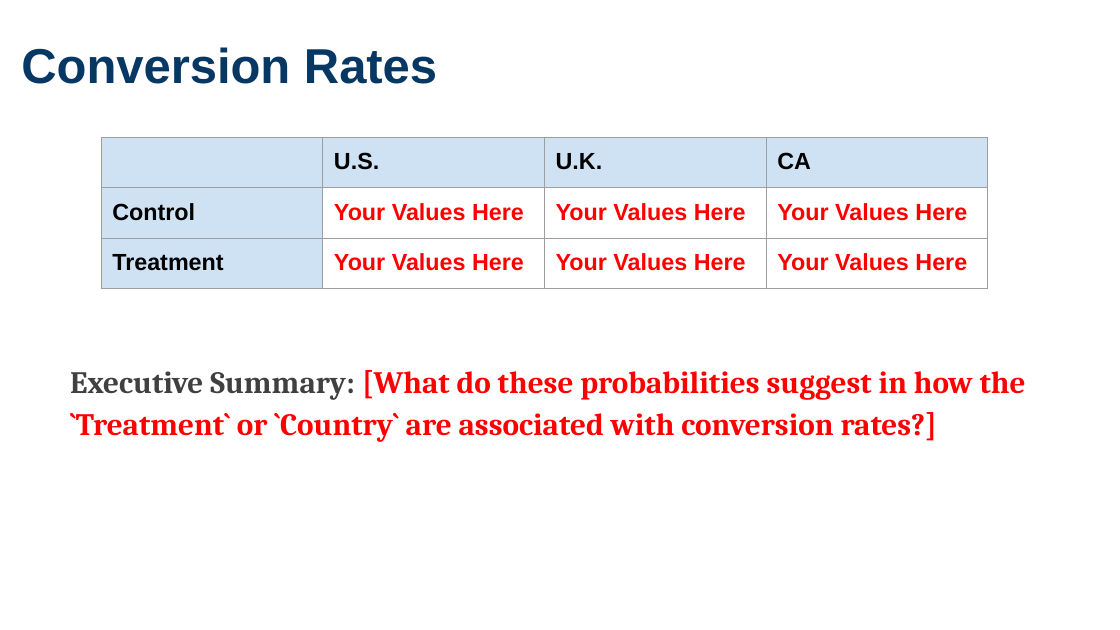
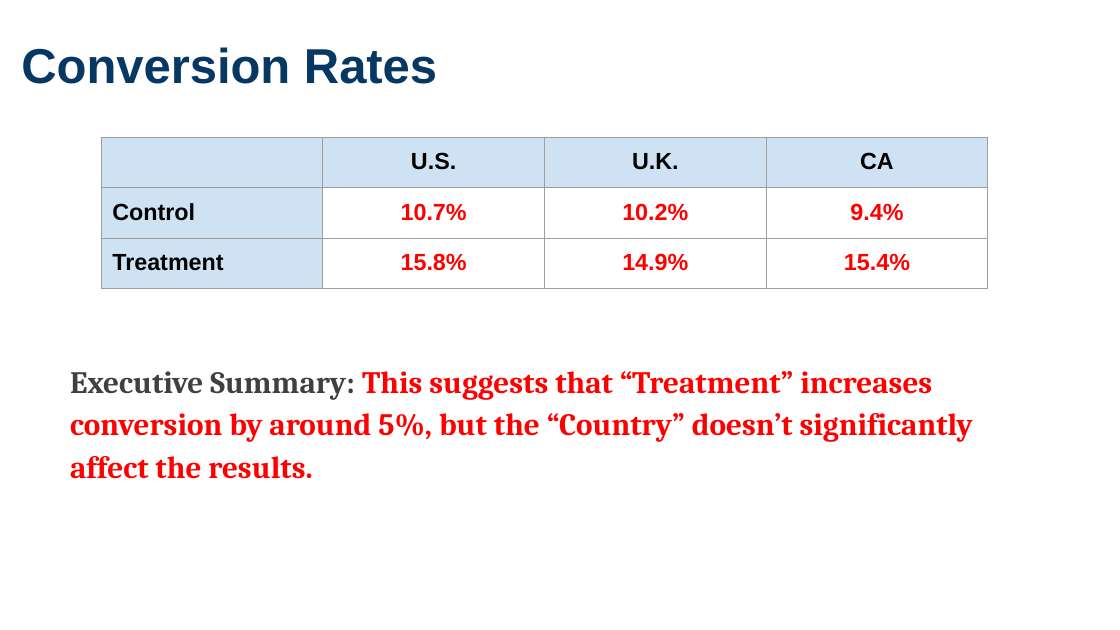
Before and after one commit to AlyMobarak/ab-test-project, a slide deck: slide 3 of analyze-a_b-test-results.pptx (slide 4 before the commit). Drawn at 1120x630 pixels with LibreOffice and Linux fonts; fonts in the diff are those of the drawing. Boxes give left, top, right and bottom in pixels: in the first picture for what was removed or moved away, otherwise in the second. Text is boxed around its words. In the diff, an @@ line names an element or a change of style, - is before the commit and + after.

```diff
--- a/analyze-a_b-test-results.pptx
+++ b/analyze-a_b-test-results.pptx
@@ table at (x1=101, y1=138, x2=988, y2=289) @@
-row 2: Control | Your Values Here | Your Values Here | Your Values Here
+row 2: Control | 10.7% | 10.2% | 9.4%
-row 3: Treatment | Your Values Here | Your Values Here | Your Values Here
+row 3: Treatment | 15.8% | 14.9% | 15.4%
@@ alignment left to centre @@
@@ text at (x1=70, y1=371, x2=973, y2=479): text changed @@
-Executive Summary: [What do these probabilities suggest in how the `Treatment` or `Country` are associated with conversion rates?]
+Executive Summary: This suggests that “Treatment” increases conversion by around 5%, but the “Country” doesn’t significantly affect the results.
```
Also in this commit, not shown: 3 other slides changed, 1 slide removed, 3 other files.
